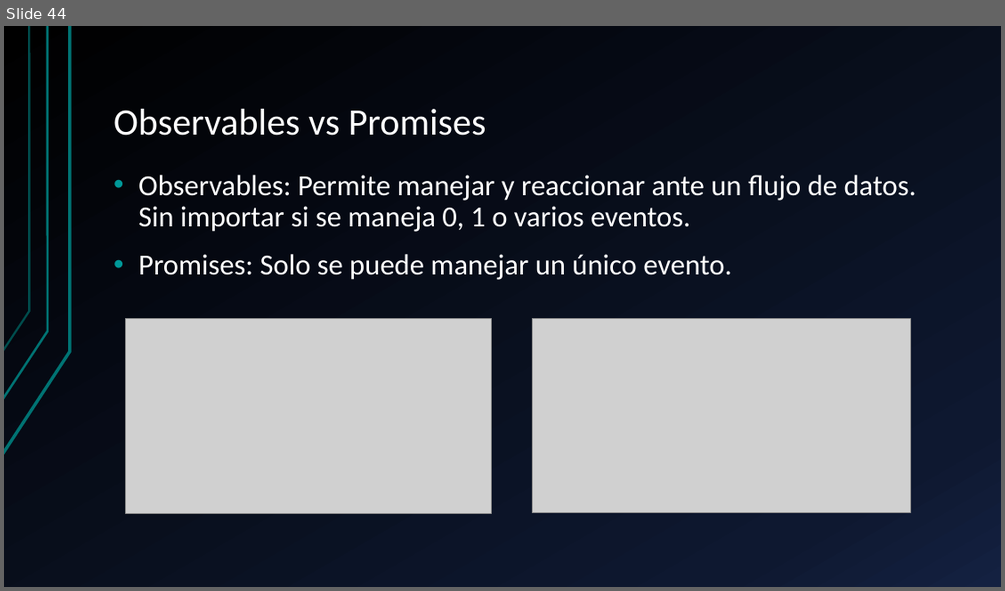
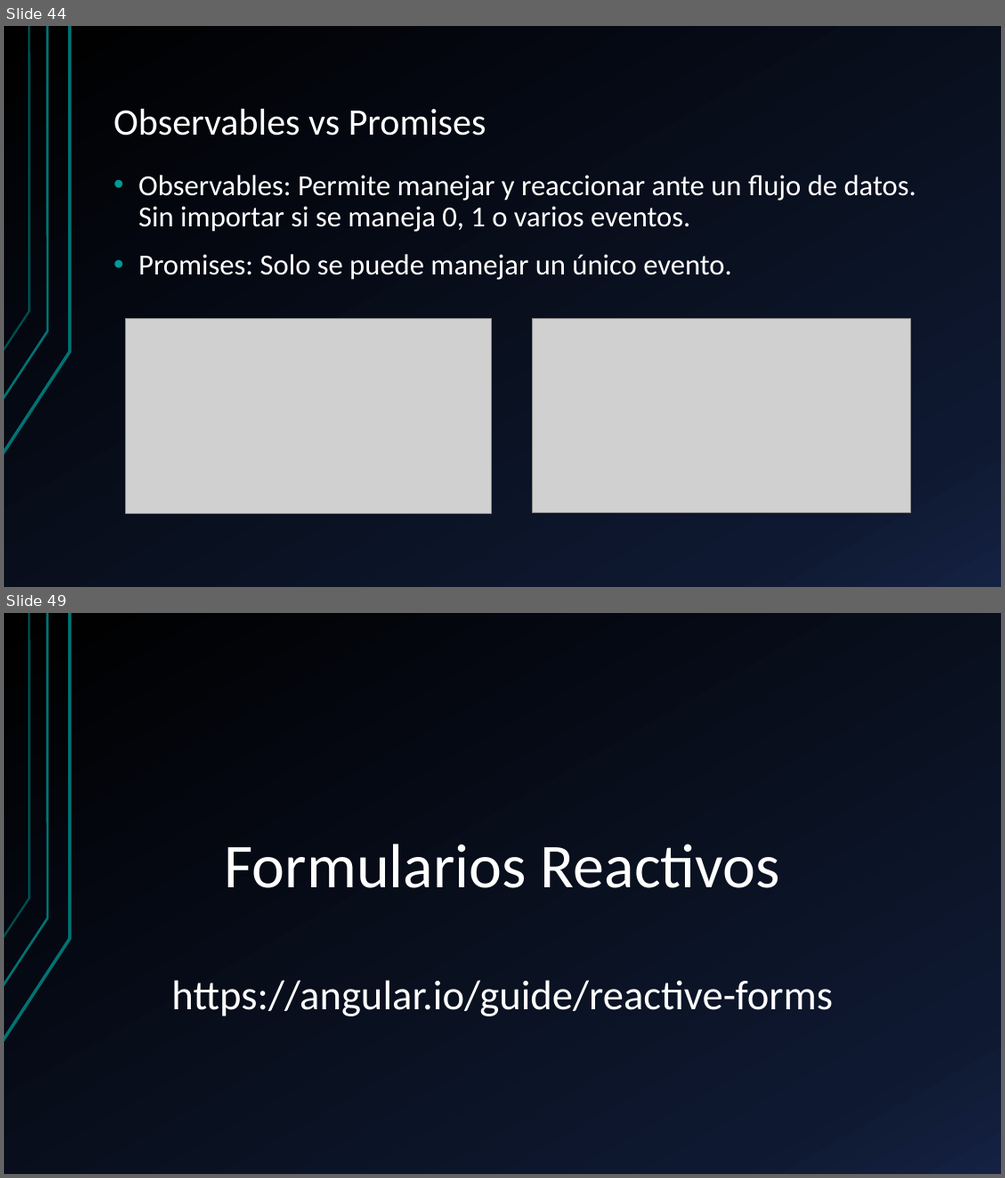
Before and after one commit to KevinToala/capacitacionAngular, a slide deck: Angular.pptx. Shown one above the other, each under a label of ours: slide 44 before the commit, slides 44 and 49 after it; the slides between them are not shown. The pictures are 1005x591 and 1005x1178 pixels, drawn with LibreOffice and Linux fonts; fonts in the diff are those of the drawing; grey boxes stand for pictures. Boxes give left, top, right and bottom in pixels: in the first picture for what was removed or moved away, otherwise in the second. Text is boxed around its words. In the diff, an @@ line names an element or a change of style, - is before the commit and + after.

```diff
--- a/Angular.pptx
+++ b/Angular.pptx
@@ slide 49 added at bbox=[4, 613, 1001, 1174], background gradient #000000 to #0F1931 to #142242; not listed: 3 template elements that a slide beside it also shows @@
@@ title added at bbox=[225, 844, 780, 888], 60 pt, text #FFFFFF @@
+Formularios Reactivos
@@ text added at bbox=[171, 980, 833, 1016], 40 pt, text #FFFFFF @@
+https://angular.io/guide/reactive-forms
```
Also in this commit, not shown: 1 slide changed, 4 other slides added, 21 other files.
